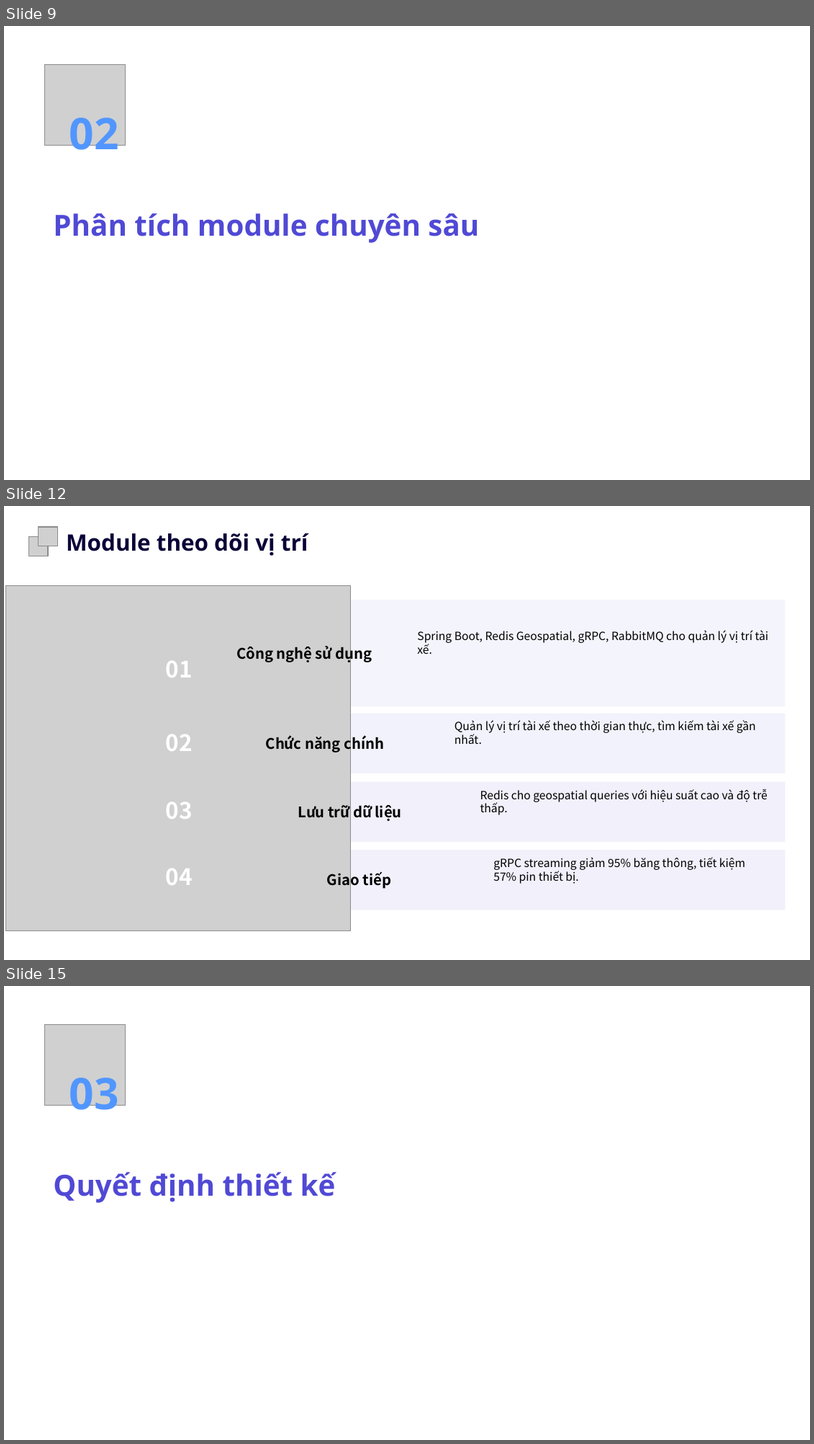
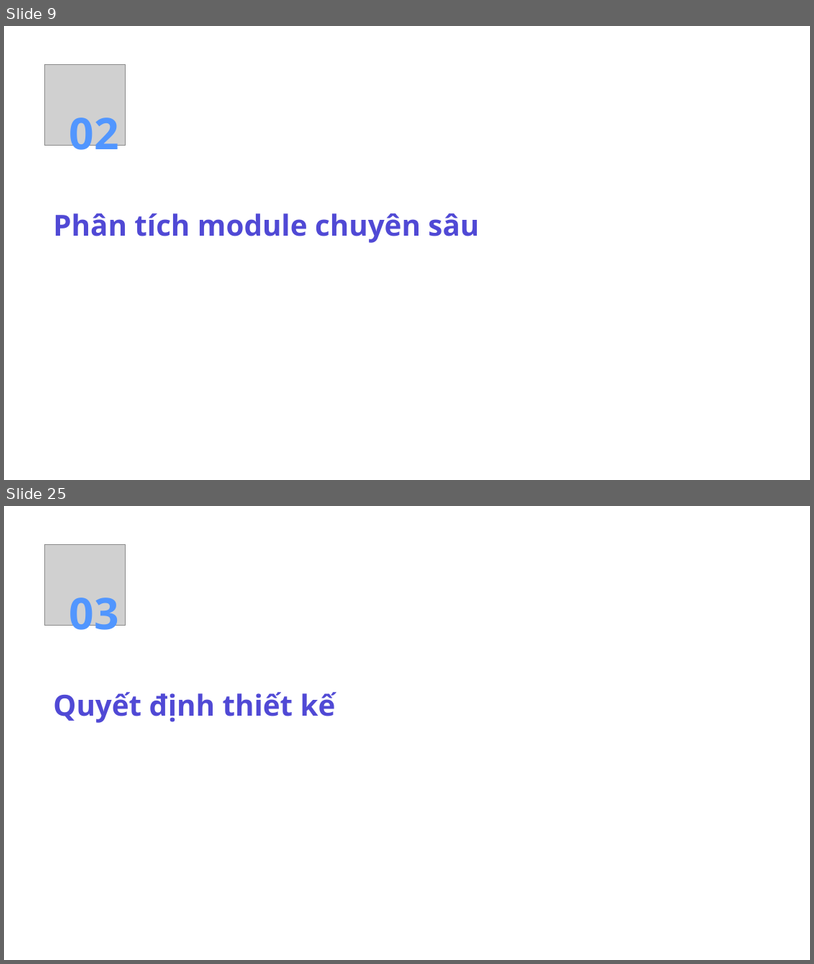
Before and after one commit to octguy/uit-go, a slide deck: docs/uit-go-report-slide.pptx. Shown one above the other, each under a label of ours: slides 9, 12 and 15 before the commit, slides 9 and 25 after it; the slides between them are not shown. The pictures are 814x1444 and 814x964 pixels, drawn with LibreOffice and Linux fonts; fonts in the diff are those of the drawing; grey boxes stand for pictures; background and template pictures are left out. Boxes give left, top, right and bottom in pixels: in the first picture for what was removed or moved away, otherwise in the second. Text is boxed around its words. In the diff, an @@ line names an element or a change of style, - is before the commit and + after.

```diff
--- a/docs/uit-go-report-slide.pptx
+++ b/docs/uit-go-report-slide.pptx
@@ slide 12 removed at (x1=4, y1=506, x2=810, y2=960), background picture (left out) @@
@@ freeform shape removed at (x1=13, y1=513, x2=801, y2=952) @@
@@ picture removed at (x1=39, y1=527, x2=58, y2=546) @@
@@ picture removed at (x1=29, y1=537, x2=49, y2=556) @@
@@ text removed at (x1=66, y1=533, x2=308, y2=556) @@
-Module theo dõi vị trí
@@ picture removed at (x1=5, y1=585, x2=351, y2=930) @@
@@ freeform shape removed at (x1=178, y1=600, x2=785, y2=706) @@
@@ text removed at (x1=417, y1=630, x2=769, y2=654) @@
-Spring Boot, Redis Geospatial, gRPC, RabbitMQ cho quản lý vị trí tài xế.
@@ text removed at (x1=237, y1=644, x2=372, y2=663) @@
-Công nghệ sử dụng
@@ text removed at (x1=166, y1=661, x2=193, y2=677) @@
-01
@@ freeform shape removed at (x1=214, y1=713, x2=785, y2=773) @@
@@ text removed at (x1=455, y1=720, x2=756, y2=744) @@
-Quản lý vị trí tài xế theo thời gian thực, tìm kiếm tài xế gần nhất.
@@ text removed at (x1=166, y1=734, x2=193, y2=751) @@
-02
@@ text removed at (x1=266, y1=734, x2=384, y2=753) @@
-Chức năng chính
@@ freeform shape removed at (x1=206, y1=782, x2=785, y2=842) @@
@@ text removed at (x1=166, y1=802, x2=193, y2=818) @@
-03
@@ text removed at (x1=298, y1=805, x2=402, y2=821) @@
-Lưu trữ dữ liệu
@@ text removed at (x1=481, y1=789, x2=768, y2=815) @@
-Redis cho geospatial queries với hiệu suất cao và độ trễ thấp.
@@ freeform shape removed at (x1=178, y1=849, x2=785, y2=909) @@
@@ text removed at (x1=166, y1=868, x2=193, y2=885) @@
-04
@@ text removed at (x1=327, y1=870, x2=391, y2=889) @@
-Giao tiếp
@@ text removed at (x1=494, y1=857, x2=746, y2=883) @@
-gRPC streaming giảm 95% băng thông, tiết kiệm 57% pin thiết bị.
@@ what was slide 15 is now slide 25 @@
```
Also in this commit, not shown: 20 slides added, 4 other slides removed, 2 other files.
